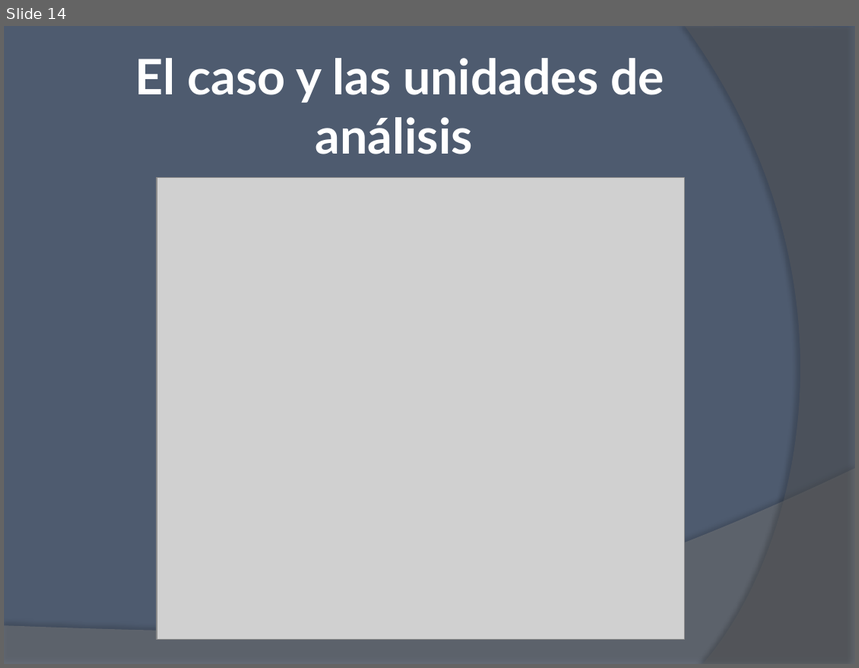
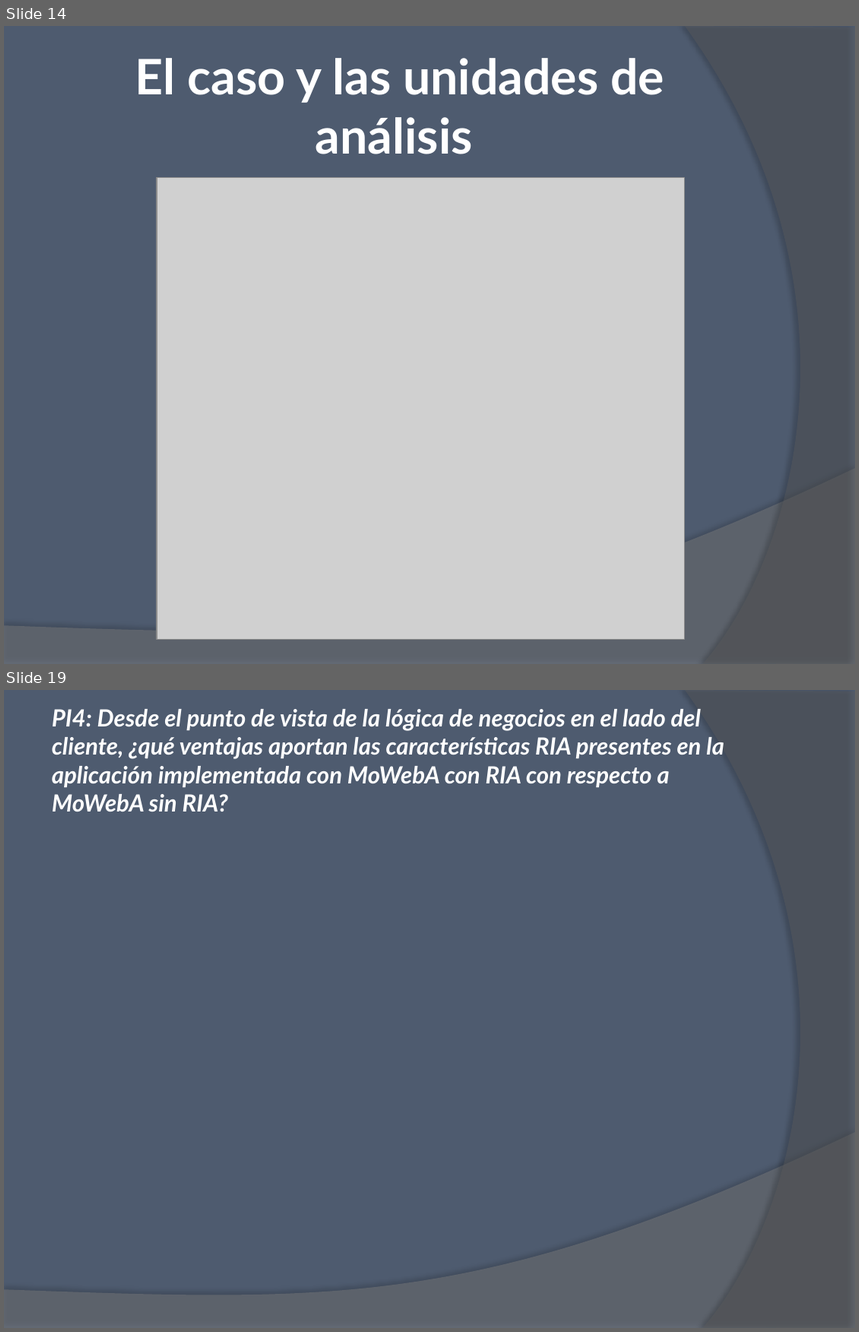
Before and after one commit to ivalop81/Capitulos, a slide deck: Presentación final/Presentacion final.pptx. Shown one above the other, each under a label of ours: slide 14 before the commit, slides 14 and 19 after it; the slides between them are not shown. The pictures are 859x668 and 859x1332 pixels, drawn with LibreOffice and Linux fonts; fonts in the diff are those of the drawing; grey boxes stand for pictures. Boxes give left, top, right and bottom in pixels: in the first picture for what was removed or moved away, otherwise in the second. Text is boxed around its words. In the diff, an @@ line names an element or a change of style, - is before the commit and + after.

```diff
--- a/Presentación final/Presentacion final.pptx
+++ b/Presentación final/Presentacion final.pptx
@@ slide 19 added at (4,690,855,1328), background #4E5B6F; not listed: 2 template elements that a slide beside it also shows @@
@@ title added at (52,709,724,812), 20 pt, text #FFFFFF, bold, italic @@
+PI4: Desde el punto de vista de la lógica de negocios en el lado del cliente, ¿qué ventajas aportan las características RIA presentes en la aplicación implementada con MoWebA con RIA con respecto a MoWebA sin RIA?
```
Also in this commit, not shown: 5 other slides added, 5 other files.
